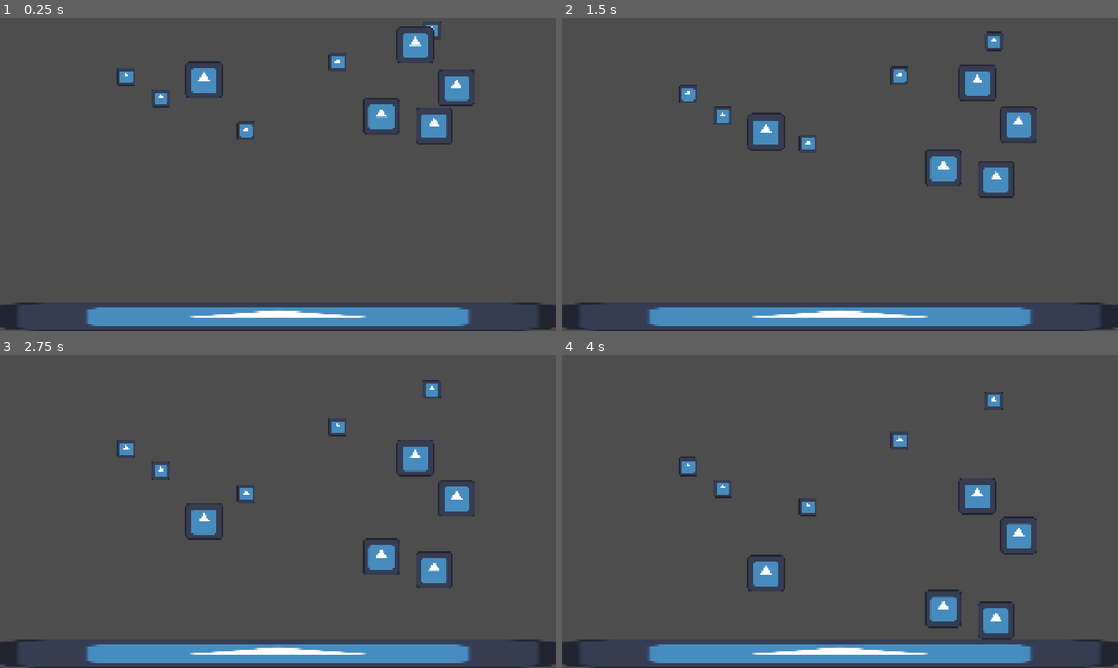
Above: before the commit, frames 1-4 (two rows, left to right).
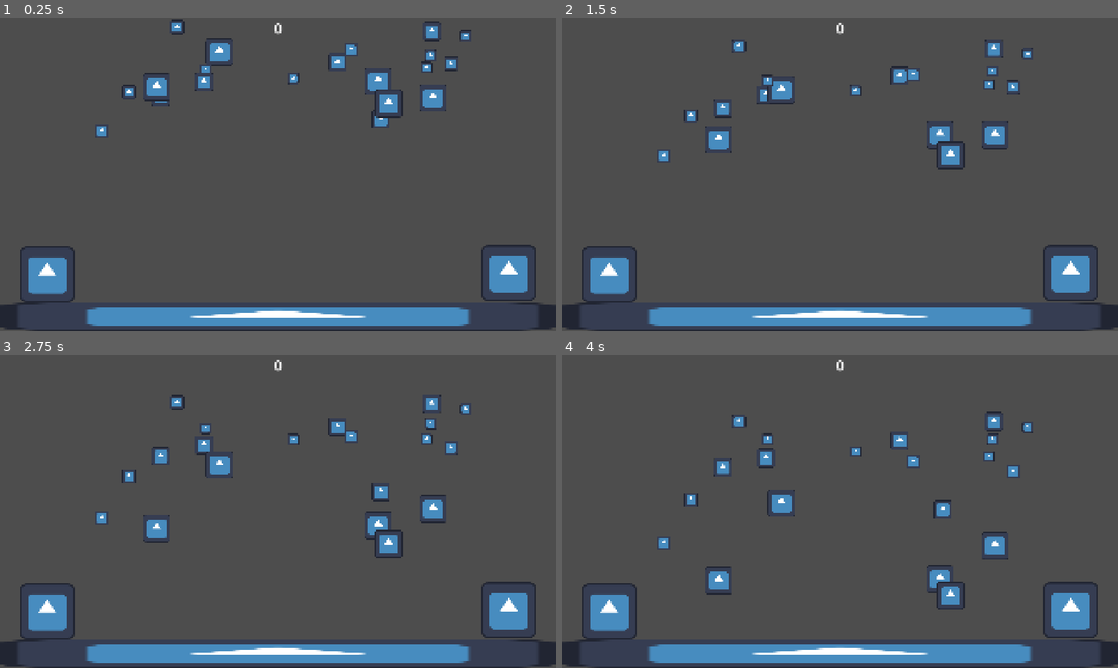
Above: after the commit, the same moments.

Repository: Chrisieee/cozy-fall-jam-game
Game: Godot game, scene res://scenes/level_1.tscn
Two runs of this game, one before a commit and one after it. Both use one fixed random seed, a clock stepped at 60 frames per second and the inputs below. The engine's default icon, where the game draws it, is replaced by a stand-in: a white triangle on a blue panel in a dark square.
Inputs (mouse positions are in pixels of both pictures, inside the frame that each line leads up to):
- Up to frame 1 (0.25 s): no input
- Up to frame 2 (1.5 s): move the mouse to (962, 158) at 0.52 s; click (962, 158) at 0.67 s; drag from (728, 190) to (845, 80) at 1.27 s
- Up to frame 3 (2.75 s): move the mouse to (333, 442) at 2.02 s; click (333, 442) at 2.17 s
- Up to frame 4 (4 s): drag from (812, 574) to (673, 464) at 2.77 s; move the mouse to (1006, 558) at 3.52 s; click (1006, 558) at 3.67 s

The runs differ from the first frame. In frame 1, 6.1% of the frame differs, in the area x 3-97%, y 0-91%; in frame 2, 6.5%; in frame 3, 6.8%; in frame 4, 6.9%, in the area x 3-97%, y 1-91%.

Commit message:
Added dragging, score and 2 diffrent types to the game

Diff:
--- /dev/null
+++ b/falling-objects/acorn/acorn.tscn
@@ -0,0 +1,33 @@
+[gd_scene format=3 uid="uid://3wyxu22bdigq"]
+
+[ext_resource type="Script" uid="uid://b8iqeieud8645" path="res://falling-objects/fallingObject.gd" id="1_01wmf"]
+[ext_resource type="Texture2D" uid="uid://cu3kun5ea0v3" path="res://icon.svg" id="1_nseml"]
+
+[sub_resource type="RectangleShape2D" id="RectangleShape2D_01wmf"]
+size = Vector2(63.75, 63.75)
+
+[sub_resource type="RectangleShape2D" id="RectangleShape2D_5o0nx"]
+size = Vector2(64, 64)
+
+[node name="acorn" type="CharacterBody2D" unique_id=930470000]
+scale = Vector2(0.75, 0.75)
+collision_layer = 2
+script = ExtResource("1_01wmf")
+minDropSpeed = 50
+maxDropSpeed = 70
+objectType = "acorn"
+
+[node name="Sprite2D" type="Sprite2D" parent="." unique_id=1391553363]
+position = Vector2(0, -32)
+scale = Vector2(0.5, 0.5)
+texture = ExtResource("1_nseml")
+
+[node name="CollisionShape2D" type="CollisionShape2D" parent="." unique_id=342388406]
+position = Vector2(-0.125, -32.125)
+shape = SubResource("RectangleShape2D_01wmf")
+
+[node name="mouseArea" type="Area2D" parent="." unique_id=769858499]
+
+[node name="CollisionShape2D" type="CollisionShape2D" parent="mouseArea" unique_id=403661209]
+position = Vector2(0, -32)
+shape = SubResource("RectangleShape2D_5o0nx")
--- /dev/null
+++ b/falling-objects/beechNuts/beechNuts.tscn
@@ -0,0 +1,33 @@
+[gd_scene format=3 uid="uid://c1j4lo4tkhjee"]
+
+[ext_resource type="Script" uid="uid://b8iqeieud8645" path="res://falling-objects/fallingObject.gd" id="1_eaum0"]
+[ext_resource type="Texture2D" uid="uid://cu3kun5ea0v3" path="res://icon.svg" id="2_4wi8k"]
+
+[sub_resource type="RectangleShape2D" id="RectangleShape2D_rpnf7"]
+size = Vector2(63.75, 63.75)
+
+[sub_resource type="RectangleShape2D" id="RectangleShape2D_oomek"]
+size = Vector2(64, 64)
+
+[node name="beechNuts" type="CharacterBody2D" unique_id=1726671439]
+scale = Vector2(0.6, 0.6)
+collision_layer = 2
+script = ExtResource("1_eaum0")
+minDropSpeed = 30
+maxDropSpeed = 50
+objectType = "beechnut"
+
+[node name="Sprite2D" type="Sprite2D" parent="." unique_id=2010269504]
+position = Vector2(0, -32)
+scale = Vector2(0.5, 0.5)
+texture = ExtResource("2_4wi8k")
+
+[node name="CollisionShape2D" type="CollisionShape2D" parent="." unique_id=156653235]
+position = Vector2(-0.125, -32.125)
+shape = SubResource("RectangleShape2D_rpnf7")
+
+[node name="mouseArea" type="Area2D" parent="." unique_id=1644563795]
+
+[node name="CollisionShape2D" type="CollisionShape2D" parent="mouseArea" unique_id=1716731654]
+position = Vector2(0, -32)
+shape = SubResource("RectangleShape2D_oomek")
--- a/falling-objects/chestnuts/chestnut.tscn
+++ b/falling-objects/chestnuts/chestnut.tscn
@@ -6,7 +6,11 @@
 [sub_resource type="RectangleShape2D" id="RectangleShape2D_cxxd7"]
 size = Vector2(128, 128)
 
+[sub_resource type="RectangleShape2D" id="RectangleShape2D_g4v7s"]
+size = Vector2(128, 127)
+
 [node name="chestnut" type="CharacterBody2D" unique_id=2108592871]
+scale = Vector2(0.75, 0.75)
 collision_layer = 2
 script = ExtResource("1_h0x6b")
 minDropSpeed = 100
@@ -20,3 +24,9 @@
 [node name="CollisionShape2D" type="CollisionShape2D" parent="." unique_id=366626176]
 position = Vector2(1, -64)
 shape = SubResource("RectangleShape2D_cxxd7")
+
+[node name="mouseArea" type="Area2D" parent="." unique_id=374705993]
+
+[node name="CollisionShape2D" type="CollisionShape2D" parent="mouseArea" unique_id=1331449963]
+position = Vector2(1, -64.5)
+shape = SubResource("RectangleShape2D_g4v7s")
--- a/falling-objects/fallingObject.gd
+++ b/falling-objects/fallingObject.gd
@@ -5,13 +5,54 @@
 @export var maxDropSpeed: int
 @export var objectType: String
 
+@onready var mouseArea: Area2D = $mouseArea
+
 var rng := RandomNumberGenerator.new()
 var dropSpeed: int
 
+var currentlyDragging
+var topZ = 0
+var dragging = false
+var mouseOver = false
+
 func _ready():
+	mouseArea.input_event.connect(_on_mouse_area_input)
 	dropSpeed = rng.randi_range(minDropSpeed, maxDropSpeed)
-	#add to group
+	add_to_group(objectType)
+
+func _process(delta: float):
+	if dragging:
+		global_position = get_global_mouse_position()
 
 func _physics_process(_delta: float):
 	velocity.y = dropSpeed
 	move_and_slide()
+
+func _on_mouse_area_input(viewport, event, int):
+	if event is InputEventMouseButton and event.button_index == MOUSE_BUTTON_LEFT:
+		if event.pressed:
+			if currentlyDragging != null:
+				return
+
+			currentlyDragging = self
+			dragging = true
+
+			z_index = topZ + 1
+			topZ += 1
+
+			get_viewport().set_input_as_handled()
+
+func _input(event):
+	if event is InputEventMouseButton and event.button_index == MOUSE_BUTTON_LEFT:
+		if not event.pressed:
+			if currentlyDragging == self:
+				dragging = false
+				currentlyDragging = null
+
+				checkPosition()
+
+func checkPosition():
+	pass
+	# check of hij colide
+	# check of het de juiste is
+	# doe iets
--- a/falling-objects/leaves/leave1.tscn
+++ b/falling-objects/leaves/leave1.tscn
@@ -5,6 +5,9 @@
 
 [sub_resource type="RectangleShape2D" id="RectangleShape2D_adan6"]
 size = Vector2(63.75, 63.75)
+
+[sub_resource type="RectangleShape2D" id="RectangleShape2D_0uoic"]
+size = Vector2(64, 64)
 
 [node name="leave" type="CharacterBody2D" unique_id=996179642]
 collision_layer = 2
@@ -21,3 +24,9 @@
 [node name="CollisionShape2D" type="CollisionShape2D" parent="." unique_id=1435810977]
 position = Vector2(-0.125, -32.125)
 shape = SubResource("RectangleShape2D_adan6")
+
+[node name="mouseArea" type="Area2D" parent="." unique_id=1814752970]
+
+[node name="CollisionShape2D" type="CollisionShape2D" parent="mouseArea" unique_id=1140584227]
+position = Vector2(0, -32)
+shape = SubResource("RectangleShape2D_0uoic")
--- a/falling-objects/spawner.gd
+++ b/falling-objects/spawner.gd
@@ -2,21 +2,30 @@
 
 @export var leavesScene: PackedScene
 @export var chestnutScene: PackedScene
+@export var acornScene: PackedScene
+@export var beechNutsScene: PackedScene
 @export var spawnArea: CollisionShape2D
 
 var rng := RandomNumberGenerator.new()
 
-func _ready() -> void:
+func _ready():
 	rng.randomize()
 	spawnObjects(leavesScene)
 	spawnObjects(chestnutScene)
+	spawnObjects(acornScene)
+	spawnObjects(beechNutsScene)
 
 func spawnObjects(scene):
 	for i in range(5):
 		var object = scene.instantiate()
-		get_tree().current_scene.add_child.call_deferred(object)
+		var spawnPos = getRandomPosition()
+		addObject.call_deferred(object, spawnPos)
 
 		object.global_position = getRandomPosition()
+
+func addObject(object, spawnPos):
+	get_tree().current_scene.add_child(object)
+	object.global_position = spawnPos
 
 func getRandomPosition():
 	var area = spawnArea.shape as RectangleShape2D
--- a/project.godot
+++ b/project.godot
@@ -22,6 +22,14 @@
 window/stretch/mode="canvas_items"
 window/stretch/aspect="expand"
 
+[input]
+
+click={
+"deadzone": 0.2,
+"events": [Object(InputEventMouseButton,"resource_local_to_scene":false,"resource_name":"","device":-1,"window_id":0,"alt_pressed":false,"shift_pressed":false,"ctrl_pressed":false,"meta_pressed":false,"button_mask":1,"position":Vector2(260, 25),"global_position":Vector2(274, 98),"factor":1.0,"button_index":1,"canceled":false,"pressed":true,"double_click":false,"script":null)
+]
+}
+
 [physics]
 
 3d/physics_engine="Jolt Physics"
--- a/scenes/level_1.gd
+++ b/scenes/level_1.gd
@@ -1,8 +1,9 @@
 extends Node2D
 
-func _ready() -> void:
-	pass
+@onready var scoreLabel = $scoreLabel
 
+var score = 0
 
-func _process(_delta: float) -> void:
-	pass
+func _on_sorting_basket_add_score():
+	score += 1
+	scoreLabel.text = str(score)
--- a/scenes/level_1.tscn
+++ b/scenes/level_1.tscn
@@ -5,6 +5,9 @@
 [ext_resource type="Script" uid="uid://bjfj12tkv28cm" path="res://falling-objects/spawner.gd" id="2_rus8k"]
 [ext_resource type="PackedScene" uid="uid://mxc71v8dd7k" path="res://falling-objects/leaves/leave1.tscn" id="3_4nkto"]
 [ext_resource type="PackedScene" uid="uid://qcvmyg6ipty7" path="res://falling-objects/chestnuts/chestnut.tscn" id="4_4nkto"]
+[ext_resource type="PackedScene" uid="uid://b8ey6lbpwly6p" path="res://sorting/sortingBasket.tscn" id="6_fcfvj"]
+[ext_resource type="PackedScene" uid="uid://3wyxu22bdigq" path="res://falling-objects/acorn/acorn.tscn" id="6_pa8r4"]
+[ext_resource type="PackedScene" uid="uid://c1j4lo4tkhjee" path="res://falling-objects/beechNuts/beechNuts.tscn" id="7_15mv3"]
 
 [sub_resource type="RectangleShape2D" id="RectangleShape2D_5xbjy"]
 size = Vector2(1321, 441)
@@ -12,13 +15,25 @@
 [sub_resource type="RectangleShape2D" id="RectangleShape2D_g4v7s"]
 size = Vector2(1917.5, 100.5)
 
+[sub_resource type="LabelSettings" id="LabelSettings_g4v7s"]
+font_size = 50
+
 [node name="level1" type="Node2D" unique_id=920879243]
 script = ExtResource("1_bswci")
+
+[node name="sortingBasket" parent="." unique_id=716298402 instance=ExtResource("6_fcfvj")]
+position = Vector2(163, 981)
+
+[node name="sortingBasket2" parent="." unique_id=1356887787 instance=ExtResource("6_fcfvj")]
+position = Vector2(1757, 976)
+type = "leave"
 
 [node name="spawner" type="Node2D" parent="." unique_id=479745104 node_paths=PackedStringArray("spawnArea")]
 script = ExtResource("2_rus8k")
 leavesScene = ExtResource("3_4nkto")
 chestnutScene = ExtResource("4_4nkto")
+acornScene = ExtResource("6_pa8r4")
+beechNutsScene = ExtResource("7_15mv3")
 spawnArea = NodePath("Area2D/CollisionShape2D")
 
 [node name="Area2D" type="Area2D" parent="spawner" unique_id=1347487000]
@@ -38,3 +53,13 @@
 [node name="CollisionShape2D" type="CollisionShape2D" parent="floor" unique_id=1759250237]
 position = Vector2(958.75, -50.25)
 shape = SubResource("RectangleShape2D_g4v7s")
+
+[node name="scoreLabel" type="Label" parent="." unique_id=910407015]
+offset_right = 1921.0
+offset_bottom = 97.0
+text = "0"
+label_settings = SubResource("LabelSettings_g4v7s")
+horizontal_alignment = 1
+
+[connection signal="addScore" from="sortingBasket" to="." method="_on_sorting_basket_add_score"]
+[connection signal="addScore" from="sortingBasket2" to="." method="_on_sorting_basket_add_score"]
--- /dev/null
+++ b/sorting/sortingBasket.tscn
@@ -0,0 +1,22 @@
+[gd_scene format=3 uid="uid://b8ey6lbpwly6p"]
+
+[ext_resource type="Texture2D" uid="uid://cu3kun5ea0v3" path="res://icon.svg" id="1_fqwok"]
+[ext_resource type="Script" uid="uid://c2ensvk520e2p" path="res://sorting/sorting_basket.gd" id="1_h0oo4"]
+
+[sub_resource type="RectangleShape2D" id="RectangleShape2D_h0oo4"]
+size = Vector2(128, 128)
+
+[node name="sortingBasket" type="Area2D" unique_id=716298402]
+collision_mask = 2
+script = ExtResource("1_h0oo4")
+type = "chestnut"
+spriteTexture = ExtResource("1_fqwok")
+
+[node name="Sprite2D" type="Sprite2D" parent="." unique_id=941234154]
+position = Vector2(0, -96)
+scale = Vector2(1.5, 1.5)
+
+[node name="CollisionShape2D" type="CollisionShape2D" parent="." unique_id=1428591980]
+position = Vector2(0, -96)
+scale = Vector2(1.5, 1.5)
+shape = SubResource("RectangleShape2D_h0oo4")
--- /dev/null
+++ b/sorting/sorting_basket.gd
@@ -0,0 +1,19 @@
+extends Area2D
+
+@export var type: String
+@export var spriteTexture: Texture2D
+
+@onready var sprite = $Sprite2D
+
+signal addScore
+
+func _ready():
+	sprite.texture = spriteTexture
+
+	add_to_group(type)
+	body_entered.connect(_on_body_entered)
+
+func _on_body_entered(node):
+	if node.is_in_group(type):
+		node.queue_free()
+		addScore.emit()
Not shown, added: sorting/sorting_basket.gd.uid
